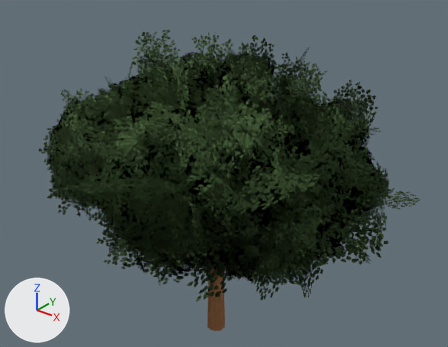
The Blender file assets/vegetation/source/tree_small_broad_canopy.blend, before and after one commit.
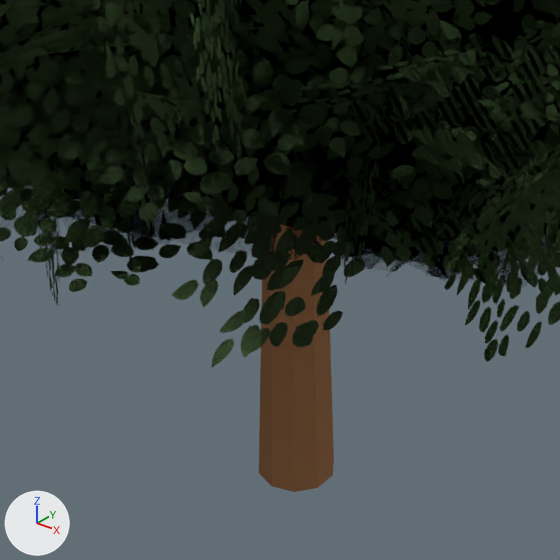
The first picture shows the older version from a 50 mm lens placed at (6.55, -7.93, 8.49), pointed at (0.01, 0.24, 3.42). The close-ups show the older and then the newer version on the part from 33% to 62% of the width and 62% to 100% of the height of that picture. Only the edits that show in the close-ups are written down. Every picture has the same lights, and +X, +Y and +Z are marked at lower left.

The scene before the commit, as lines of its bpy script (objects in view):
```python
me_treefoliagecardsmesh = bpy.data.meshes.new('TreeFoliageCardsMesh')
me_treefoliagecardsmesh.from_pydata(...)  # 3840 vertices, 960 faces; spans x -3.84..3.86, y -2.83..2.93, z 1.6..6.24
me_treefoliagecardsmesh.materials.append(mat_m_leaves_flatmuted_alphaclip)
me_锥体 = bpy.data.meshes.new('锥体')
me_锥体.from_pydata(...)  # a 10-sided cut cone along z (radius 0.19 at the low end, 0.11 at the high end) spanning x -0.18..0.18, y -0.19..0.19, z -1.67..1.67
me_锥体.materials.append(mat_m_trunk_stylized)  # brown #906542
ob_tree_foliage_480cards_broadsparse = bpy.data.objects.new('Tree_Foliage_480Cards_BroadSparse', me_treefoliagecardsmesh)
ob_tree_foliage_480cards_broadsparse.location = (0.0, 0.0, 0.0)
ob_tree_trunk_straight = bpy.data.objects.new('Tree_Trunk_Straight', me_锥体)
ob_tree_trunk_straight.location = (0.0, 0.0, 1.675)
```
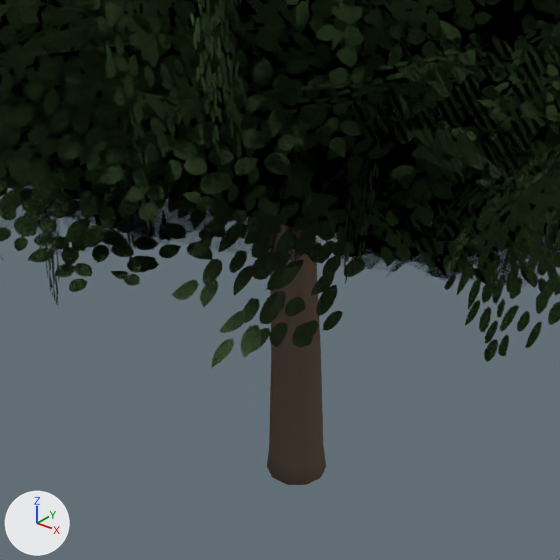
Boxes [x1, y1, x2, y2] around the edits, measured in the close-ups (560 x 560 px):
'Tree_Trunk_Straight', deleted (brown): before [259, 214, 334, 492]
'Tree_Trunk_Stylized', added (brown): after [267, 214, 326, 485]

The change, as a diff of the scene's bpy script:
```diff
--- a/assets/vegetation/source/tree_small_broad_canopy.blend.py
+++ b/assets/vegetation/source/tree_small_broad_canopy.blend.py
@@ mat_m_trunk_warmdark @@
+mat_m_trunk_warmdark = principled_material('M_Trunk_WarmDark')
+mat_m_trunk_warmdark.base_color = (0.115, 0.08, 0.058)  # brown #5f5044
+mat_m_trunk_warmdark.roughness = 0.95
+mat_m_trunk_warmdark.specular_ior_level = 0.16
@@ me_tree_trunk_stylizedmesh @@
+me_tree_trunk_stylizedmesh.from_pydata(...)  # 60 vertices, 52 faces; spans x -0.15..0.15, y -0.14..0.14, z 0.0..3.25
+me_tree_trunk_stylizedmesh.materials.append(mat_m_trunk_warmdark)  # brown #5f5044
@@ ob_tree_trunk_straight @@
-ob_tree_trunk_straight = bpy.data.objects.new('Tree_Trunk_Straight', me_锥体)
-ob_tree_trunk_straight.location = (0.0, 0.0, 1.675)
@@ ob_tree_trunk_stylized @@
+ob_tree_trunk_stylized = bpy.data.objects.new('Tree_Trunk_Stylized', me_tree_trunk_stylizedmesh)
+ob_tree_trunk_stylized.location = (0.0, 0.0, 0.0)
```
